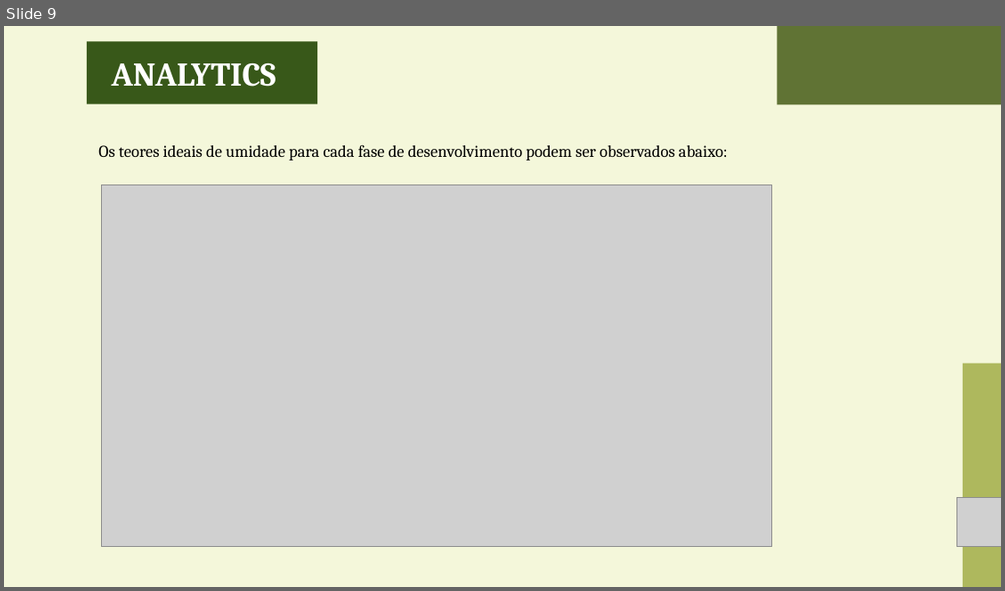
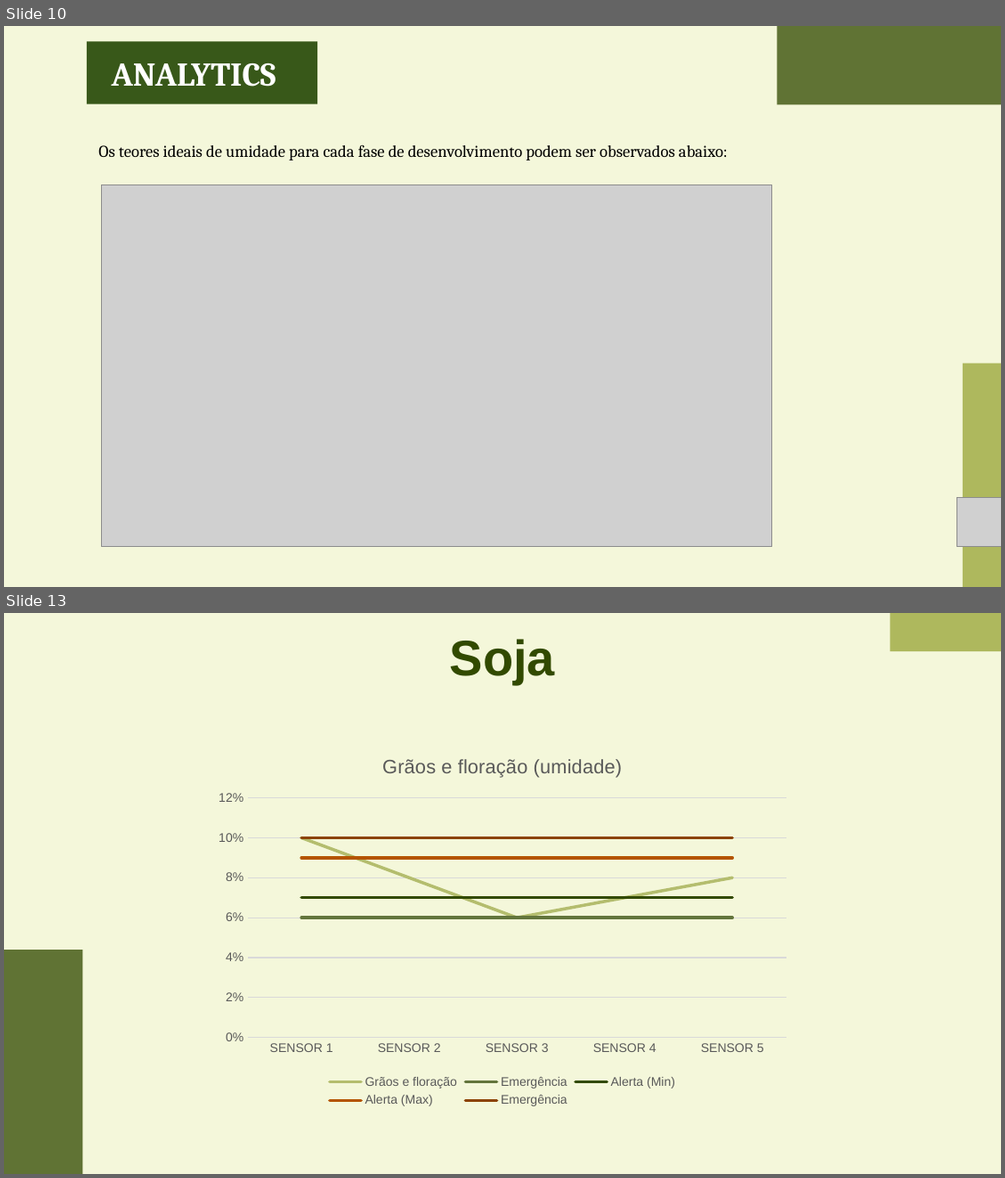
Before and after one commit to KaioZaniboni/wisoy-1, a slide deck: Documentos/APRESENTAÇÃO.SPRINT2.pptx. Shown one above the other, each under a label of ours: slide 9 before the commit, slides 10 and 13 after it; the slides between them are not shown. The pictures are 1005x591 and 1005x1178 pixels, drawn with LibreOffice and Linux fonts; fonts in the diff are those of the drawing; grey boxes stand for pictures. Boxes give left, top, right and bottom in pixels: in the first picture for what was removed or moved away, otherwise in the second. Text is boxed around its words. In the diff, an @@ line names an element or a change of style, - is before the commit and + after.

```diff
--- a/Documentos/APRESENTAÇÃO.SPRINT2.pptx
+++ b/Documentos/APRESENTAÇÃO.SPRINT2.pptx
@@ slide 13 added at bbox=[4, 613, 1001, 1174], background #FFFFFF; not listed: 1 template element that a slide beside it also shows @@
@@ title added at bbox=[450, 639, 555, 684], 36 pt, text #324A00, bold @@
+Soja
@@ rectangle added at bbox=[890, 613, 1001, 651], fill #7C8C03 at 58% opacity @@
@@ line chart added at bbox=[206, 738, 798, 1111] @@
+title "Grãos e floração (umidade) "
+categories: SENSOR 1, SENSOR 2, SENSOR 3, SENSOR 4, SENSOR 5
+Grãos e floração: 0.1, 0.08, 0.06, 0.07, 0.08
+Emergência: 0.06, 0.06, 0.06, 0.06, 0.06
+Alerta (Min): 0.07, 0.07, 0.07, 0.07, 0.07
+Alerta (Max): 0.09, 0.09, 0.09, 0.09, 0.09
+Emergência: 0.1, 0.1, 0.1, 0.1, 0.1
@@ rectangle added at bbox=[4, 950, 82, 1174], fill #324A00 at 76% opacity @@
@@ what was slide 9 is now slide 10 @@
```
Also in this commit, not shown: 3 slides changed, 2 other slides added.
